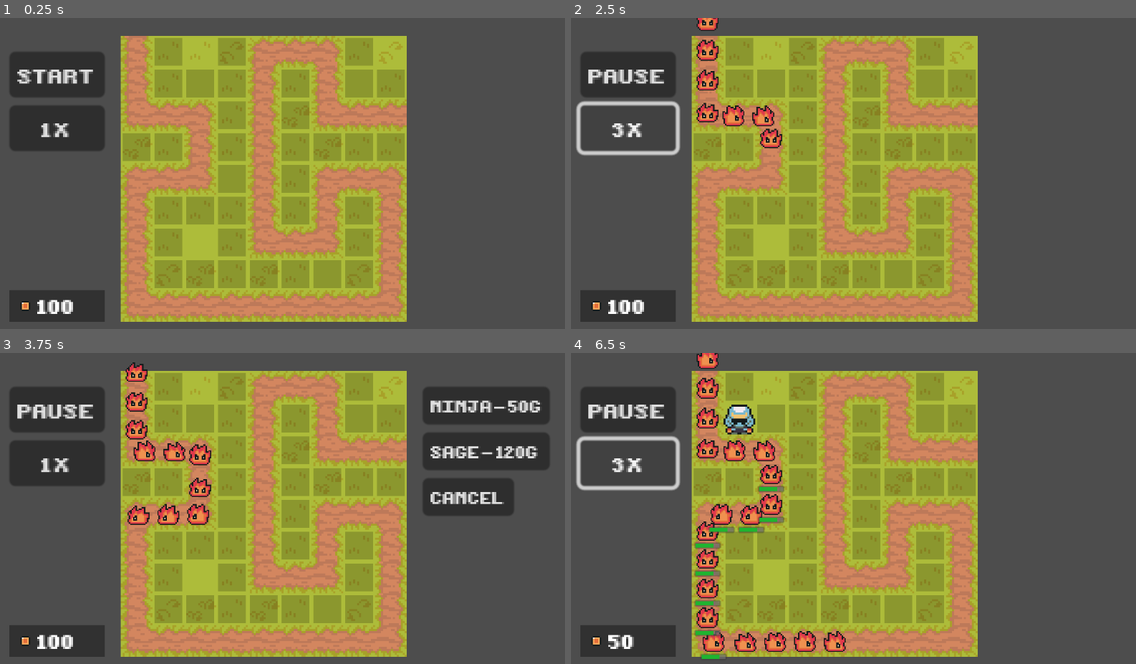
Above: before the commit, frames 1-4 (two rows, left to right).
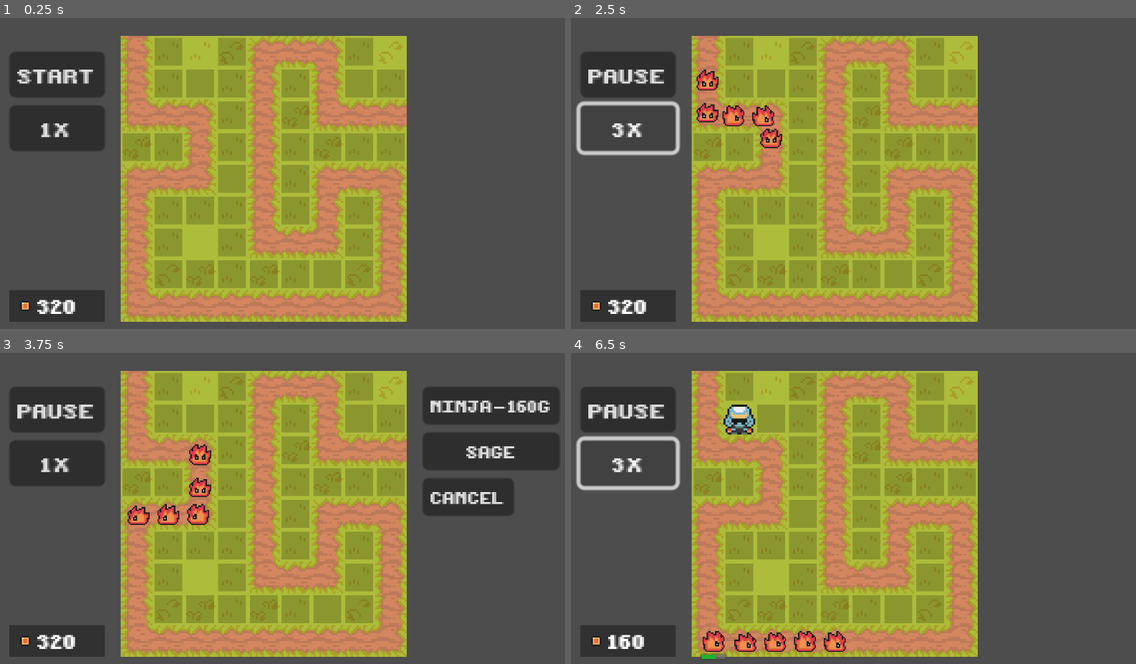
Above: after the commit, the same moments.

Repository: NJWong/tower-defense
Game: Godot game, scene res://scenes/game.tscn
Same seed, same stepped clock (60 frames per second), same inputs: the game is played once before the commit and once after it.
Inputs (mouse positions are in pixels of both pictures, inside the frame that each line leads up to):
- Up to frame 1 (0.25 s): no input
- Up to frame 2 (2.5 s): click "START" at 0.5 s; click "1 X" at 1.25 s; click "2 X" at 2 s
- Up to frame 3 (3.75 s): click "3 X" at 2.75 s; click (169, 418) at 3.52 s
- Up to frame 4 (6.5 s): click "NINJA - 50G" (after the commit: "NINJA - 160G") at 4.25 s; click "1 X" at 5 s; click "2 X" at 5.75 s

The runs differ from the first frame. In frame 1, 0.2% of the frame differs, in the area x 6-14%, y 90-96%; in frame 2, 0.6%; in frame 3, 2.4%; in frame 4, 3.9%, in the area x 6-38%, y 0-99%.

Commit message:
feat: balance v1

Diff:
--- a/scenes/tower_selector.tscn
+++ b/scenes/tower_selector.tscn
@@ -23,14 +23,14 @@
 layout_mode = 2
 theme_override_fonts/font = ExtResource("1_3hlok")
 theme_override_font_sizes/font_size = 8
-text = "NINJA - 50G"
+text = "NINJA - 160G"
 
 [node name="SageButton" type="Button" parent="VBoxContainer"]
 unique_name_in_owner = true
 layout_mode = 2
 theme_override_fonts/font = ExtResource("1_3hlok")
 theme_override_font_sizes/font_size = 8
-text = "SAGE - 120G"
+text = "SAGE"
 
 [node name="CancelButton" type="Button" parent="VBoxContainer"]
 layout_mode = 2
--- a/scripts/blue_ninja.gd
+++ b/scripts/blue_ninja.gd
@@ -7,7 +7,7 @@
 @onready var attack_cooldown = $AttackCooldown
 
 const CLAW = preload("res://scenes/attacks/claw.tscn")
-const COST = 50
+const COST = 160
 
 var damage: int = 10
 var target: Node2D
--- a/scripts/cyclops.gd
+++ b/scripts/cyclops.gd
@@ -9,8 +9,8 @@
 @onready var wave_manager: WaveManager = get_node("/root/Game/WaveManager")
 
 const SMOKE = preload("res://scenes/attacks/smoke.tscn")
-const MAX_HEALTH = 120
-const GOLD_REWARD = 30
+const MAX_HEALTH = 65
+const GOLD_REWARD = 10
 const SPEED = 30
 
 var previous_position = Vector2.ZERO
--- a/scripts/flam.gd
+++ b/scripts/flam.gd
@@ -9,8 +9,8 @@
 @onready var wave_manager: WaveManager = get_node("/root/Game/WaveManager")
 
 const SMOKE = preload("res://scenes/attacks/smoke.tscn")
-const MAX_HEALTH = 35
-const GOLD_REWARD = 10
+const MAX_HEALTH = 25
+const GOLD_REWARD = 6
 const SPEED = 30
 
 var previous_position = Vector2.ZERO
--- a/scripts/gold_counter.gd
+++ b/scripts/gold_counter.gd
@@ -3,7 +3,7 @@
 
 @onready var counter_label = $CounterLabel
 
-var gold_count = 100
+var gold_count = 320
 
 # Called when the node enters the scene tree for the first time.
 func _ready():
--- a/scripts/lizard.gd
+++ b/scripts/lizard.gd
@@ -9,9 +9,9 @@
 @onready var wave_manager: WaveManager = get_node("/root/Game/WaveManager")
 
 const SMOKE = preload("res://scenes/attacks/smoke.tscn")
-const MAX_HEALTH = 25
-const GOLD_REWARD = 10
-const SPEED = 70
+const MAX_HEALTH = 20
+const GOLD_REWARD = 8
+const SPEED = 60
 
 var previous_position = Vector2.ZERO
 var health: int
--- a/scripts/sage.gd
+++ b/scripts/sage.gd
@@ -7,7 +7,7 @@
 @onready var attack_cooldown = $AttackCooldown
 
 const ROCK = preload("res://scenes/attacks/rock.tscn")
-const COST = 120
+const COST = 100
 
 var damage: int = 5
 var targets: Array[Node2D] = []
--- a/scripts/wave_manager.gd
+++ b/scripts/wave_manager.gd
@@ -12,9 +12,18 @@
 }
 
 const WAVES = {
-	1: { "mob": "flam", "count": 20, "spawn_timer": 0.5 },
-	2: { "mob": "lizard", "count": 20, "spawn_timer": 0.25 },
-	3: { "mob": "cyclops", "count": 10, "spawn_timer": 0.5 },
+	1: { "mob": "flam", "count": 5, "spawn_timer": 0.5 },
+	2: { "mob": "flam", "count": 10, "spawn_timer": 0.5 },
+	3: { "mob": "flam", "count": 15, "spawn_timer": 0.5 },
+	4: { "mob": "lizard", "count": 5, "spawn_timer": 0.25 },
+	5: { "mob": "lizard", "count": 10, "spawn_timer": 0.25 },
+	6: { "mob": "lizard", "count": 15, "spawn_timer": 0.25 },
+	7: { "mob": "cyclops", "count": 5, "spawn_timer": 0.5 },
+	8: { "mob": "cyclops", "count": 10, "spawn_timer": 0.5 },
+	9: { "mob": "cyclops", "count": 15, "spawn_timer": 0.5 },
+	10: { "mob": "flam", "count": 30, "spawn_timer": 0.5 },
+	11: { "mob": "lizard", "count": 30, "spawn_timer": 0.25 },
+	12: { "mob": "cyclops", "count": 30, "spawn_timer": 0.5 },
 }
 
 @onready var spawn_timer = $SpawnTimer
@@ -72,3 +81,5 @@
 	if !WAVES.has(current_wave):
 		# TODO proper game over handling
 		print("GAME OVER")
+	else:
+		print("Wave finished")
